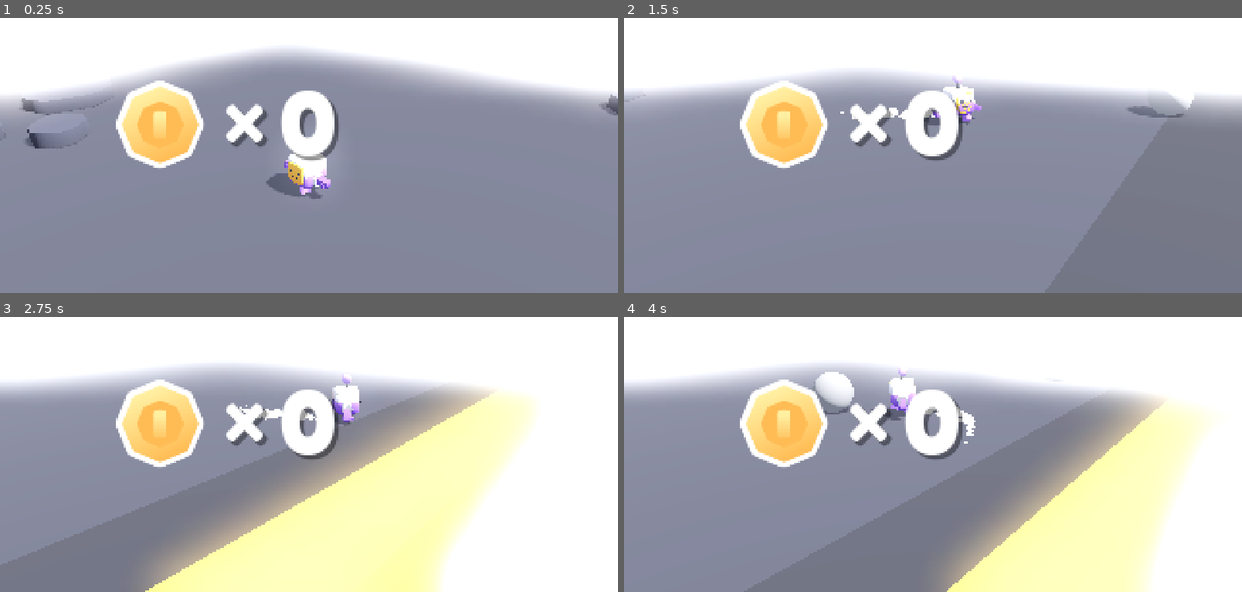
Above: before the commit, frames 1-4 (two rows, left to right).
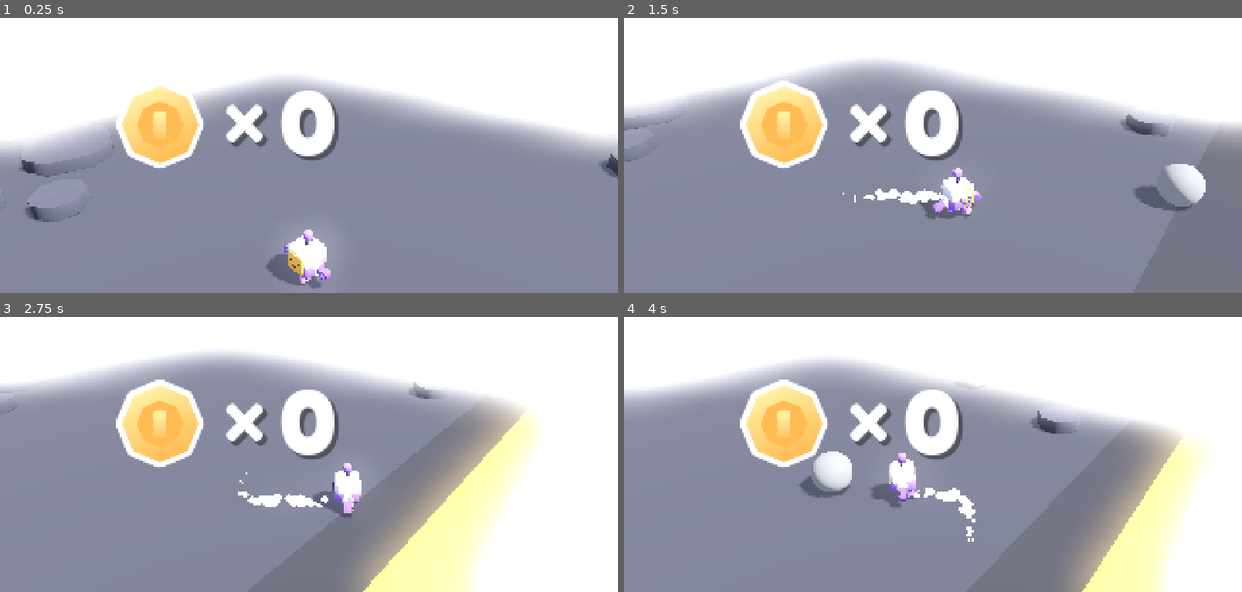
Above: after the commit, the same moments.

Repository: balidani/BobaPop
Game: Godot game, scene res://scenes/main.tscn
The game is run twice, just before and just after one commit, with the same random seed, the same clock (stepped at 60 frames per second) and the same inputs.
Inputs:
- Up to frame 1 (0.25 s): no input
- Up to frame 2 (1.5 s): hold D (move_right) 0.53-1.28 s; tap Down (camera_down) at 0.6 s; tap Space (jump) at 0.77 s; hold S (move_back) from 1.28 s (still down); tap Left (camera_left) at 1.35 s
- Up to frame 3 (2.75 s): tap Space (jump) at 1.52 s; release S (move_back) at 2.03 s; hold D (move_right) from 2.03 s (still down); tap Right (camera_right) at 2.1 s
- Up to frame 4 (4 s): release D (move_right) at 2.78 s; hold W (move_forward) 2.78-3.53 s; tap Up (camera_up) at 2.85 s; tap Space (jump) at 3.02, 3.77 s; hold A (move_left) from 3.53 s (still down); tap Down (camera_down) at 3.6 s

The runs differ from the first frame. In frame 1, 21% of the frame differs, in the area x 0-100%, y 11-99%; in frame 2, 10%; in frame 3, 27%, in the area x 1-87%, y 12-100%; in frame 4, 23%.
Error after the commit: Invalid access to property or key 'position' on a base object of type 'Nil'. (res://scripts/view.gd:33)

Commit message:
added character to new character main scene

Diff:
--- a/project.godot
+++ b/project.godot
@@ -108,6 +108,5 @@
 
 [rendering]
 
-renderer/rendering_method="gl_compatibility"
-renderer/rendering_method.mobile="gl_compatibility"
+renderer/rendering_method="mobile"
 anti_aliasing/quality/screen_space_aa=1
--- a/scripts/player.gd
+++ b/scripts/player.gd
@@ -31,6 +31,9 @@
 # Functions
 
 func _physics_process(delta):
+
+	if not model:
+		return
 
 	# Handle functions
 
--- a/scripts/view.gd
+++ b/scripts/view.gd
@@ -2,6 +2,8 @@
 
 @export_group("Properties")
 @export var target: Node
+
+@export var camera: Camera3D
 
 @export_group("Zoom")
 @export var zoom_minimum = 16
@@ -14,7 +16,6 @@
 var camera_rotation:Vector3
 var zoom = 10
 
-@onready var camera = $Camera
 
 func _ready():
 
--- /dev/null
+++ b/src/isometric_main/CharacterMain.tscn
@@ -0,0 +1,293 @@
+[gd_scene load_steps=5 format=3 uid="uid://bwb6lhd0cj5ck"]
+
+[ext_resource type="PackedScene" uid="uid://cmd8l7xjwjon3" path="res://src/tile_obstacle/tile_obstacle.tscn" id="1_xxr6a"]
+[ext_resource type="PackedScene" uid="uid://b6grmbjqf822v" path="res://src/tile_default/tile_default.tscn" id="2_8d666"]
+[ext_resource type="PackedScene" uid="uid://dl2ed4gkybggf" path="res://objects/player.tscn" id="3_i2exs"]
+[ext_resource type="Script" path="res://scripts/view.gd" id="4_6qmwc"]
+
+[node name="IsometricMain" type="Node3D"]
+
+[node name="DirectionalLight3D" type="DirectionalLight3D" parent="."]
+transform = Transform3D(0.707107, -0.353553, 0.612372, 0, 0.866026, 0.5, -0.707107, -0.353553, 0.612372, 0, 6, 0)
+shadow_enabled = true
+
+[node name="TileObstacle2" parent="." instance=ExtResource("1_xxr6a")]
+transform = Transform3D(1, 0, 0, 0, 1, 0, 0, 0, 1, 6, 2, 6)
+
+[node name="TileObstacle" parent="." instance=ExtResource("1_xxr6a")]
+transform = Transform3D(1, 0, 0, 0, 1, 0, 0, 0, 1, -2, 2, -4)
+
+[node name="Floor" type="Node3D" parent="."]
+
+[node name="Tiles3x3x" type="Node3D" parent="Floor"]
+
+[node name="TileDefault" parent="Floor/Tiles3x3x" instance=ExtResource("2_8d666")]
+
+[node name="TileDefault2" parent="Floor/Tiles3x3x" instance=ExtResource("2_8d666")]
+transform = Transform3D(1, 0, 0, 0, 1, 0, 0, 0, 1, -2, 0, 0)
+
+[node name="TileDefault3" parent="Floor/Tiles3x3x" instance=ExtResource("2_8d666")]
+transform = Transform3D(1, 0, 0, 0, 1, 0, 0, 0, 1, 2, 0, 0)
+
+[node name="TileDefault4" parent="Floor/Tiles3x3x" instance=ExtResource("2_8d666")]
+transform = Transform3D(1, 0, 0, 0, 1, 0, 0, 0, 1, 0, 0, -2)
+
+[node name="TileDefault5" parent="Floor/Tiles3x3x" instance=ExtResource("2_8d666")]
+transform = Transform3D(1, 0, 0, 0, 1, 0, 0, 0, 1, -2, 0, -2)
+
+[node name="TileDefault6" parent="Floor/Tiles3x3x" instance=ExtResource("2_8d666")]
+transform = Transform3D(1, 0, 0, 0, 1, 0, 0, 0, 1, 2, 0, -2)
+
+[node name="TileDefault7" parent="Floor/Tiles3x3x" instance=ExtResource("2_8d666")]
+transform = Transform3D(1, 0, 0, 0, 1, 0, 0, 0, 1, 0, 0, 2)
+
+[node name="TileDefault8" parent="Floor/Tiles3x3x" instance=ExtResource("2_8d666")]
+transform = Transform3D(1, 0, 0, 0, 1, 0, 0, 0, 1, -2, 0, 2)
+
+[node name="TileDefault9" parent="Floor/Tiles3x3x" instance=ExtResource("2_8d666")]
+transform = Transform3D(1, 0, 0, 0, 1, 0, 0, 0, 1, 2, 0, 2)
+
+[node name="Tiles3x3x2" type="Node3D" parent="Floor"]
+transform = Transform3D(1, 0, 0, 0, 1, 0, 0, 0, 1, 6, 0, 0)
+
+[node name="TileDefault" parent="Floor/Tiles3x3x2" instance=ExtResource("2_8d666")]
+
+[node name="TileDefault2" parent="Floor/Tiles3x3x2" instance=ExtResource("2_8d666")]
+transform = Transform3D(1, 0, 0, 0, 1, 0, 0, 0, 1, -2, 0, 0)
+
+[node name="TileDefault3" parent="Floor/Tiles3x3x2" instance=ExtResource("2_8d666")]
+transform = Transform3D(1, 0, 0, 0, 1, 0, 0, 0, 1, 2, 0, 0)
+
+[node name="TileDefault4" parent="Floor/Tiles3x3x2" instance=ExtResource("2_8d666")]
+transform = Transform3D(1, 0, 0, 0, 1, 0, 0, 0, 1, 0, 0, -2)
+
+[node name="TileDefault5" parent="Floor/Tiles3x3x2" instance=ExtResource("2_8d666")]
+transform = Transform3D(1, 0, 0, 0, 1, 0, 0, 0, 1, -2, 0, -2)
+
+[node name="TileDefault6" parent="Floor/Tiles3x3x2" instance=ExtResource("2_8d666")]
+transform = Transform3D(1, 0, 0, 0, 1, 0, 0, 0, 1, 2, 0, -2)
+
+[node name="TileDefault7" parent="Floor/Tiles3x3x2" instance=ExtResource("2_8d666")]
+transform = Transform3D(1, 0, 0, 0, 1, 0, 0, 0, 1, 0, 0, 2)
+
+[node name="TileDefault8" parent="Floor/Tiles3x3x2" instance=ExtResource("2_8d666")]
+transform = Transform3D(1, 0, 0, 0, 1, 0, 0, 0, 1, -2, 0, 2)
+
+[node name="TileDefault9" parent="Floor/Tiles3x3x2" instance=ExtResource("2_8d666")]
+transform = Transform3D(1, 0, 0, 0, 1, 0, 0, 0, 1, 2, 0, 2)
+
+[node name="Tiles3x3x3" type="Node3D" parent="Floor"]
+transform = Transform3D(1, 0, 0, 0, 1, 0, 0, 0, 1, -6, 0, 0)
+
+[node name="TileDefault" parent="Floor/Tiles3x3x3" instance=ExtResource("2_8d666")]
+
+[node name="TileDefault2" parent="Floor/Tiles3x3x3" instance=ExtResource("2_8d666")]
+transform = Transform3D(1, 0, 0, 0, 1, 0, 0, 0, 1, -2, 0, 0)
+
+[node name="TileDefault3" parent="Floor/Tiles3x3x3" instance=ExtResource("2_8d666")]
+transform = Transform3D(1, 0, 0, 0, 1, 0, 0, 0, 1, 2, 0, 0)
+
+[node name="TileDefault4" parent="Floor/Tiles3x3x3" instance=ExtResource("2_8d666")]
+transform = Transform3D(1, 0, 0, 0, 1, 0, 0, 0, 1, 0, 0, -2)
+
+[node name="TileDefault5" parent="Floor/Tiles3x3x3" instance=ExtResource("2_8d666")]
+transform = Transform3D(1, 0, 0, 0, 1, 0, 0, 0, 1, -2, 0, -2)
+
+[node name="TileDefault6" parent="Floor/Tiles3x3x3" instance=ExtResource("2_8d666")]
+transform = Transform3D(1, 0, 0, 0, 1, 0, 0, 0, 1, 2, 0, -2)
+
+[node name="TileDefault7" parent="Floor/Tiles3x3x3" instance=ExtResource("2_8d666")]
+transform = Transform3D(1, 0, 0, 0, 1, 0, 0, 0, 1, 0, 0, 2)
+
+[node name="TileDefault8" parent="Floor/Tiles3x3x3" instance=ExtResource("2_8d666")]
+transform = Transform3D(1, 0, 0, 0, 1, 0, 0, 0, 1, -2, 0, 2)
+
+[node name="TileDefault9" parent="Floor/Tiles3x3x3" instance=ExtResource("2_8d666")]
+transform = Transform3D(1, 0, 0, 0, 1, 0, 0, 0, 1, 2, 0, 2)
+
+[node name="Tiles3x3x7" type="Node3D" parent="Floor"]
+transform = Transform3D(1, 0, 0, 0, 1, 0, 0, 0, 1, 0, 0, 6)
+
+[node name="TileDefault" parent="Floor/Tiles3x3x7" instance=ExtResource("2_8d666")]
+
+[node name="TileDefault2" parent="Floor/Tiles3x3x7" instance=ExtResource("2_8d666")]
+transform = Transform3D(1, 0, 0, 0, 1, 0, 0, 0, 1, -2, 0, 0)
+
+[node name="TileDefault3" parent="Floor/Tiles3x3x7" instance=ExtResource("2_8d666")]
+transform = Transform3D(1, 0, 0, 0, 1, 0, 0, 0, 1, 2, 0, 0)
+
+[node name="TileDefault4" parent="Floor/Tiles3x3x7" instance=ExtResource("2_8d666")]
+transform = Transform3D(1, 0, 0, 0, 1, 0, 0, 0, 1, 0, 0, -2)
+
+[node name="TileDefault5" parent="Floor/Tiles3x3x7" instance=ExtResource("2_8d666")]
+transform = Transform3D(1, 0, 0, 0, 1, 0, 0, 0, 1, -2, 0, -2)
+
+[node name="TileDefault6" parent="Floor/Tiles3x3x7" instance=ExtResource("2_8d666")]
+transform = Transform3D(1, 0, 0, 0, 1, 0, 0, 0, 1, 2, 0, -2)
+
+[node name="TileDefault7" parent="Floor/Tiles3x3x7" instance=ExtResource("2_8d666")]
+transform = Transform3D(1, 0, 0, 0, 1, 0, 0, 0, 1, 0, 0, 2)
+
+[node name="TileDefault8" parent="Floor/Tiles3x3x7" instance=ExtResource("2_8d666")]
+transform = Transform3D(1, 0, 0, 0, 1, 0, 0, 0, 1, -2, 0, 2)
+
+[node name="TileDefault9" parent="Floor/Tiles3x3x7" instance=ExtResource("2_8d666")]
+transform = Transform3D(1, 0, 0, 0, 1, 0, 0, 0, 1, 2, 0, 2)
+
+[node name="Tiles3x3x8" type="Node3D" parent="Floor"]
+transform = Transform3D(1, 0, 0, 0, 1, 0, 0, 0, 1, 6, 0, 6)
+
+[node name="TileDefault" parent="Floor/Tiles3x3x8" instance=ExtResource("2_8d666")]
+
+[node name="TileDefault2" parent="Floor/Tiles3x3x8" instance=ExtResource("2_8d666")]
+transform = Transform3D(1, 0, 0, 0, 1, 0, 0, 0, 1, -2, 0, 0)
+
+[node name="TileDefault3" parent="Floor/Tiles3x3x8" instance=ExtResource("2_8d666")]
+transform = Transform3D(1, 0, 0, 0, 1, 0, 0, 0, 1, 2, 0, 0)
+
+[node name="TileDefault4" parent="Floor/Tiles3x3x8" instance=ExtResource("2_8d666")]
+transform = Transform3D(1, 0, 0, 0, 1, 0, 0, 0, 1, 0, 0, -2)
+
+[node name="TileDefault5" parent="Floor/Tiles3x3x8" instance=ExtResource("2_8d666")]
+transform = Transform3D(1, 0, 0, 0, 1, 0, 0, 0, 1, -2, 0, -2)
+
+[node name="TileDefault6" parent="Floor/Tiles3x3x8" instance=ExtResource("2_8d666")]
+transform = Transform3D(1, 0, 0, 0, 1, 0, 0, 0, 1, 2, 0, -2)
+
+[node name="TileDefault7" parent="Floor/Tiles3x3x8" instance=ExtResource("2_8d666")]
+transform = Transform3D(1, 0, 0, 0, 1, 0, 0, 0, 1, 0, 0, 2)
+
+[node name="TileDefault8" parent="Floor/Tiles3x3x8" instance=ExtResource("2_8d666")]
+transform = Transform3D(1, 0, 0, 0, 1, 0, 0, 0, 1, -2, 0, 2)
+
+[node name="TileDefault9" parent="Floor/Tiles3x3x8" instance=ExtResource("2_8d666")]
+transform = Transform3D(1, 0, 0, 0, 1, 0, 0, 0, 1, 2, 0, 2)
+
+[node name="Tiles3x3x9" type="Node3D" parent="Floor"]
+transform = Transform3D(1, 0, 0, 0, 1, 0, 0, 0, 1, -6, 0, 6)
+
+[node name="TileDefault" parent="Floor/Tiles3x3x9" instance=ExtResource("2_8d666")]
+
+[node name="TileDefault2" parent="Floor/Tiles3x3x9" instance=ExtResource("2_8d666")]
+transform = Transform3D(1, 0, 0, 0, 1, 0, 0, 0, 1, -2, 0, 0)
+
+[node name="TileDefault3" parent="Floor/Tiles3x3x9" instance=ExtResource("2_8d666")]
+transform = Transform3D(1, 0, 0, 0, 1, 0, 0, 0, 1, 2, 0, 0)
+
+[node name="TileDefault4" parent="Floor/Tiles3x3x9" instance=ExtResource("2_8d666")]
+transform = Transform3D(1, 0, 0, 0, 1, 0, 0, 0, 1, 0, 0, -2)
+
+[node name="TileDefault5" parent="Floor/Tiles3x3x9" instance=ExtResource("2_8d666")]
+transform = Transform3D(1, 0, 0, 0, 1, 0, 0, 0, 1, -2, 0, -2)
+
+[node name="TileDefault6" parent="Floor/Tiles3x3x9" instance=ExtResource("2_8d666")]
+transform = Transform3D(1, 0, 0, 0, 1, 0, 0, 0, 1, 2, 0, -2)
+
+[node name="TileDefault7" parent="Floor/Tiles3x3x9" instance=ExtResource("2_8d666")]
+transform = Transform3D(1, 0, 0, 0, 1, 0, 0, 0, 1, 0, 0, 2)
+
+[node name="TileDefault8" parent="Floor/Tiles3x3x9" instance=ExtResource("2_8d666")]
+transform = Transform3D(1, 0, 0, 0, 1, 0, 0, 0, 1, -2, 0, 2)
+
+[node name="TileDefault9" parent="Floor/Tiles3x3x9" instance=ExtResource("2_8d666")]
+transform = Transform3D(1, 0, 0, 0, 1, 0, 0, 0, 1, 2, 0, 2)
+
+[node name="Tiles3x3x4" type="Node3D" parent="Floor"]
+transform = Transform3D(1, 0, 0, 0, 1, 0, 0, 0, 1, 0, 0, -6)
+
+[node name="TileDefault" parent="Floor/Tiles3x3x4" instance=ExtResource("2_8d666")]
+
+[node name="TileDefault2" parent="Floor/Tiles3x3x4" instance=ExtResource("2_8d666")]
+transform = Transform3D(1, 0, 0, 0, 1, 0, 0, 0, 1, -2, 0, 0)
+
+[node name="TileDefault3" parent="Floor/Tiles3x3x4" instance=ExtResource("2_8d666")]
+transform = Transform3D(1, 0, 0, 0, 1, 0, 0, 0, 1, 2, 0, 0)
+
+[node name="TileDefault4" parent="Floor/Tiles3x3x4" instance=ExtResource("2_8d666")]
+transform = Transform3D(1, 0, 0, 0, 1, 0, 0, 0, 1, 0, 0, -2)
+
+[node name="TileDefault5" parent="Floor/Tiles3x3x4" instance=ExtResource("2_8d666")]
+transform = Transform3D(1, 0, 0, 0, 1, 0, 0, 0, 1, -2, 0, -2)
+
+[node name="TileDefault6" parent="Floor/Tiles3x3x4" instance=ExtResource("2_8d666")]
+transform = Transform3D(1, 0, 0, 0, 1, 0, 0, 0, 1, 2, 0, -2)
+
+[node name="TileDefault7" parent="Floor/Tiles3x3x4" instance=ExtResource("2_8d666")]
+transform = Transform3D(1, 0, 0, 0, 1, 0, 0, 0, 1, 0, 0, 2)
+
+[node name="TileDefault8" parent="Floor/Tiles3x3x4" instance=ExtResource("2_8d666")]
+transform = Transform3D(1, 0, 0, 0, 1, 0, 0, 0, 1, -2, 0, 2)
+
+[node name="TileDefault9" parent="Floor/Tiles3x3x4" instance=ExtResource("2_8d666")]
+transform = Transform3D(1, 0, 0, 0, 1, 0, 0, 0, 1, 2, 0, 2)
+
+[node name="Tiles3x3x5" type="Node3D" parent="Floor"]
+transform = Transform3D(1, 0, 0, 0, 1, 0, 0, 0, 1, -6, 0, -6)
+
+[node name="TileDefault" parent="Floor/Tiles3x3x5" instance=ExtResource("2_8d666")]
+
+[node name="TileDefault2" parent="Floor/Tiles3x3x5" instance=ExtResource("2_8d666")]
+transform = Transform3D(1, 0, 0, 0, 1, 0, 0, 0, 1, -2, 0, 0)
+
+[node name="TileDefault3" parent="Floor/Tiles3x3x5" instance=ExtResource("2_8d666")]
+transform = Transform3D(1, 0, 0, 0, 1, 0, 0, 0, 1, 2, 0, 0)
+
+[node name="TileDefault4" parent="Floor/Tiles3x3x5" instance=ExtResource("2_8d666")]
+transform = Transform3D(1, 0, 0, 0, 1, 0, 0, 0, 1, 0, 0, -2)
+
+[node name="TileDefault5" parent="Floor/Tiles3x3x5" instance=ExtResource("2_8d666")]
+transform = Transform3D(1, 0, 0, 0, 1, 0, 0, 0, 1, -2, 0, -2)
+
+[node name="TileDefault6" parent="Floor/Tiles3x3x5" instance=ExtResource("2_8d666")]
+transform = Transform3D(1, 0, 0, 0, 1, 0, 0, 0, 1, 2, 0, -2)
+
+[node name="TileDefault7" parent="Floor/Tiles3x3x5" instance=ExtResource("2_8d666")]
+transform = Transform3D(1, 0, 0, 0, 1, 0, 0, 0, 1, 0, 0, 2)
+
+[node name="TileDefault8" parent="Floor/Tiles3x3x5" instance=ExtResource("2_8d666")]
+transform = Transform3D(1, 0, 0, 0, 1, 0, 0, 0, 1, -2, 0, 2)
+
+[node name="TileDefault9" parent="Floor/Tiles3x3x5" instance=ExtResource("2_8d666")]
+transform = Transform3D(1, 0, 0, 0, 1, 0, 0, 0, 1, 2, 0, 2)
+
+[node name="Tiles3x3x6" type="Node3D" parent="Floor"]
+transform = Transform3D(1, 0, 0, 0, 1, 0, 0, 0, 1, 6, 0, -6)
+
+[node name="TileDefault" parent="Floor/Tiles3x3x6" instance=ExtResource("2_8d666")]
+
+[node name="TileDefault2" parent="Floor/Tiles3x3x6" instance=ExtResource("2_8d666")]
+transform = Transform3D(1, 0, 0, 0, 1, 0, 0, 0, 1, -2, 0, 0)
+
+[node name="TileDefault3" parent="Floor/Tiles3x3x6" instance=ExtResource("2_8d666")]
+transform = Transform3D(1, 0, 0, 0, 1, 0, 0, 0, 1, 2, 0, 0)
+
+[node name="TileDefault4" parent="Floor/Tiles3x3x6" instance=ExtResource("2_8d666")]
+transform = Transform3D(1, 0, 0, 0, 1, 0, 0, 0, 1, 0, 0, -2)
+
+[node name="TileDefault5" parent="Floor/Tiles3x3x6" instance=ExtResource("2_8d666")]
+transform = Transform3D(1, 0, 0, 0, 1, 0, 0, 0, 1, -2, 0, -2)
+
+[node name="TileDefault6" parent="Floor/Tiles3x3x6" instance=ExtResource("2_8d666")]
+transform = Transform3D(1, 0, 0, 0, 1, 0, 0, 0, 1, 2, 0, -2)
+
+[node name="TileDefault7" parent="Floor/Tiles3x3x6" instance=ExtResource("2_8d666")]
+transform = Transform3D(1, 0, 0, 0, 1, 0, 0, 0, 1, 0, 0, 2)
+
+[node name="TileDefault8" parent="Floor/Tiles3x3x6" instance=ExtResource("2_8d666")]
+transform = Transform3D(1, 0, 0, 0, 1, 0, 0, 0, 1, -2, 0, 2)
+
+[node name="TileDefault9" parent="Floor/Tiles3x3x6" instance=ExtResource("2_8d666")]
+transform = Transform3D(1, 0, 0, 0, 1, 0, 0, 0, 1, 2, 0, 2)
+
+[node name="Player" parent="." node_paths=PackedStringArray("view") instance=ExtResource("3_i2exs")]
+transform = Transform3D(1, 0, 0, 0, 1, 0, 0, 0, 1, 3.30183, 1.21401, 3.56388)
+view = NodePath("../View")
+
+[node name="View" type="Node3D" parent="." node_paths=PackedStringArray("target", "camera")]
+script = ExtResource("4_6qmwc")
+target = NodePath("../Player")
+camera = NodePath("Camera3D")
+
+[node name="Camera3D" type="Camera3D" parent="View"]
+transform = Transform3D(1, 0, 0, 0, 0.822661, 0.568533, 0, -0.568533, 0.822661, 0, 10, 20)
+size = 15.0
